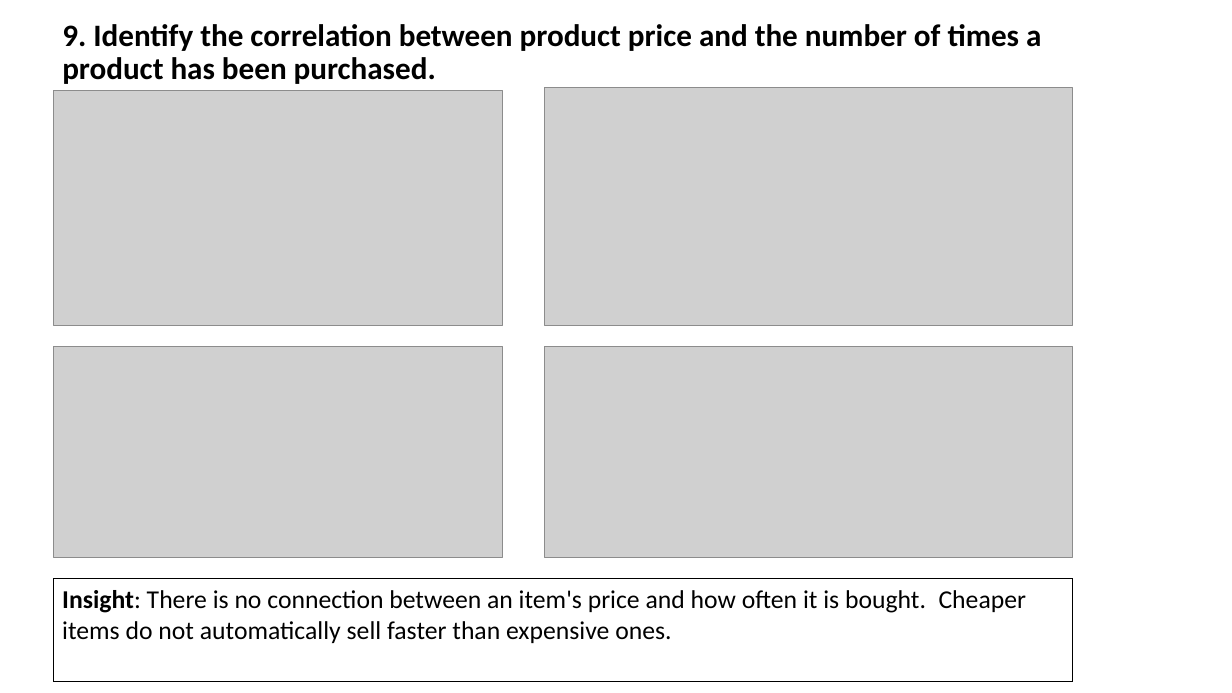
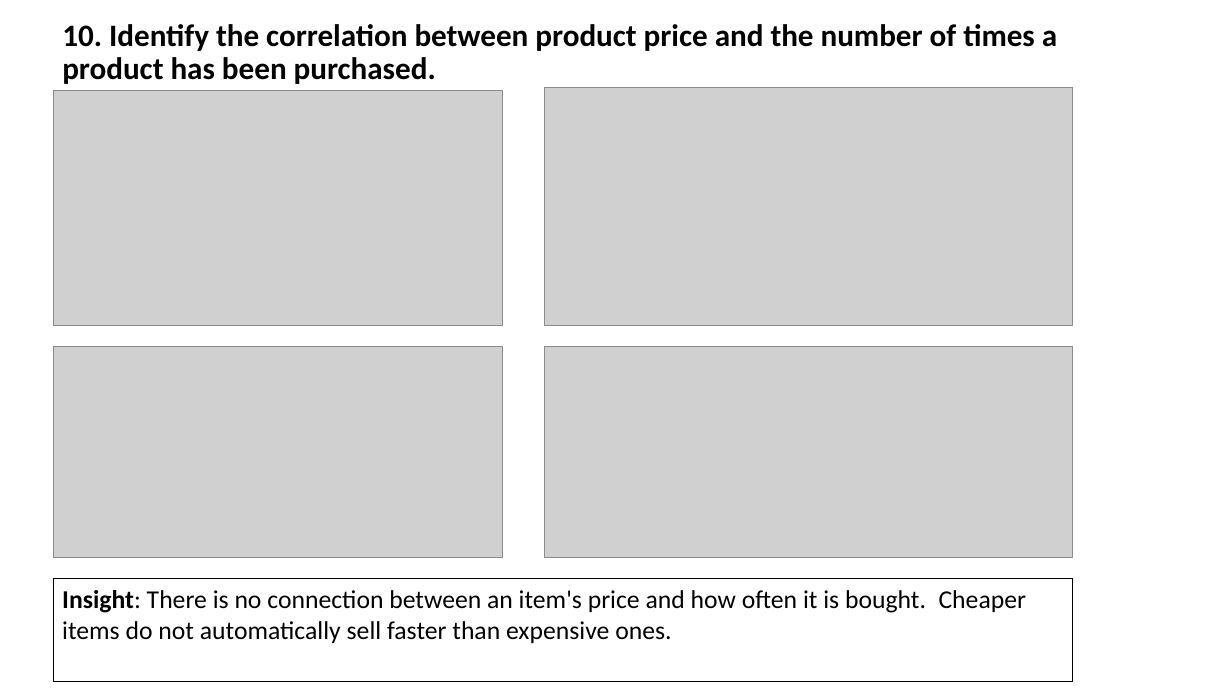
Before and after one commit to komalchahal/End-To-End-Sales-Analysis, a slide deck: slide 11 of Project Summary.pptx (slide 10 before the commit). Drawn at 1232x693 pixels with LibreOffice and Linux fonts; fonts in the diff are those of the drawing; grey boxes stand for pictures. Boxes give left, top, right and bottom in pixels: in the first picture for what was removed or moved away, otherwise in the second. Text is boxed around its words. In the diff, an @@ line names an element or a change of style, - is before the commit and + after.

```diff
--- a/Project Summary.pptx
+++ b/Project Summary.pptx
@@ title at (62,24,1057,84): text changed @@
-9. Identify the correlation between product price and the number of times a product has been purchased.
+10. Identify the correlation between product price and the number of times a product has been purchased.
```
Also in this commit, not shown: 4 other slides changed.
